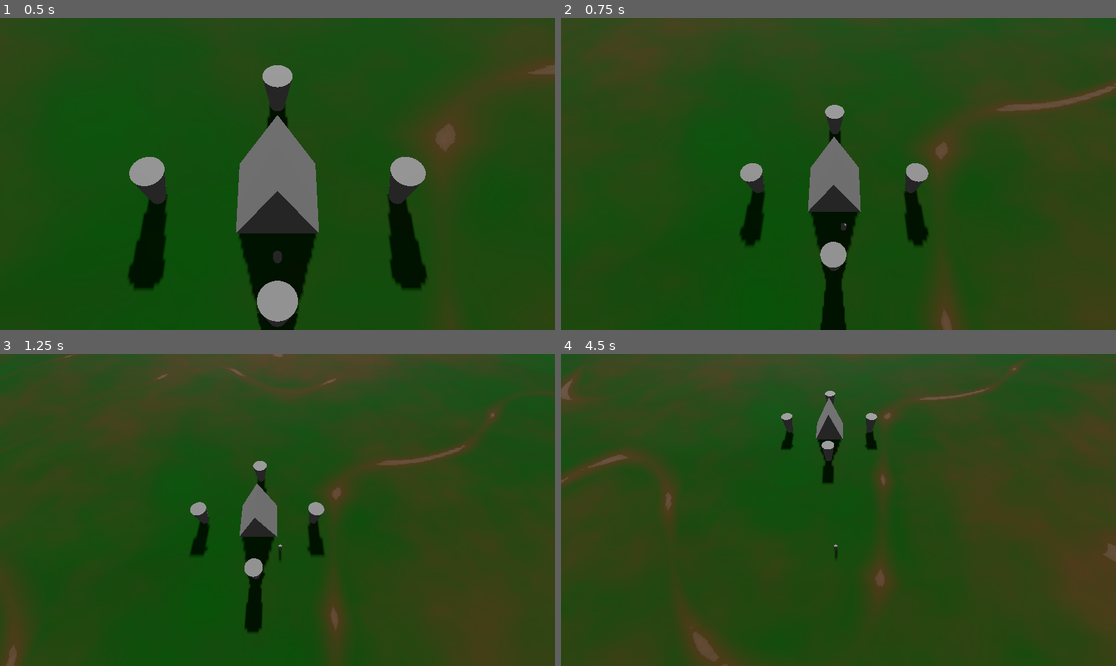
Above: before the commit, frames 1-4 (two rows, left to right).
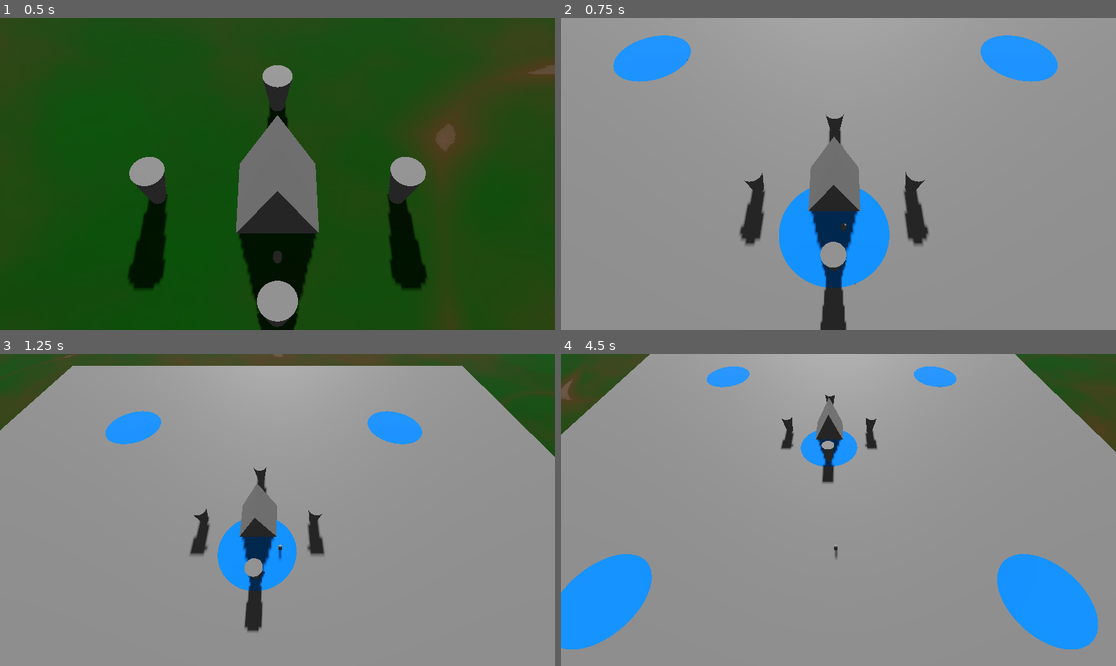
Above: after the commit, the same moments.

Repository: AngryCyboot/LD55
Game: Godot game, scene res://Main.tscn
Two runs of this game, one before a commit and one after it. Both use one fixed random seed, a clock stepped at 60 frames per second and the inputs below.
Inputs (mouse positions are in pixels of both pictures, inside the frame that each line leads up to):
- Up to frame 1 (0.5 s): no input
- Up to frame 2 (0.75 s): tap Enter (ui_accept) at 0.5 s; move the mouse to (960, 158) at 0.52 s; hold D (East) from 0.53 s (still down); hold Space (Context) from 0.53 s (still down); click (960, 158) at 0.67 s
- Up to frame 3 (1.25 s): keep holding D (East); keep holding Space (Context); tap Enter (ui_accept) at 0.77 s
- Up to frame 4 (4.5 s): move the mouse to (727, 525) at 1.27 s; release D (East) at 1.28 s; release Space (Context) at 1.28 s; hold S (South) 1.28-2.03 s; tap Space (Context) at 1.35, 2.3, 3.05, 4.35 s; tap Enter (ui_accept) at 1.52, 3.02, 3.77 s; move the mouse to (894, 441) at 2.02 s; hold D (East) 2.03-2.78 s; hold Shift (Dash) 2.03-2.78 s; move the mouse to (810, 572) at 2.77 s; hold W (North) 2.78-3.53 s; tap F at 2.85 s; click (810, 572) at 2.92 s; move the mouse to (1005, 556) at 3.52 s; hold Space (Context) 3.53-4.28 s; hold A (West) from 3.53 s (still down); move the mouse to (672, 463) at 4.27 s

Frame 1 is identical in both runs. In frame 2, 97% of the frame differs, in the area x 0-100%, y 0-100%; in frame 3, 91%; in frame 4, 94%.

Commit message:
unsummoning interaction

Diff:
--- a/Character/Char.gd
+++ b/Character/Char.gd
@@ -5,6 +5,11 @@
 
 var dashing : bool = false
 var timer : float = 0
+var _current_unsummoning_circle:Node3D = null
+var _current_unsummoning_circle_part:CirclePart = null
+
+@onready var _unsummoning_circle_scene:= preload("res://Character/UnsummonCircle.tscn")
+
 
 func _process(delta):
 	if not dashing :
@@ -22,3 +27,31 @@
 		dashing = true
 		timer = 0
 		velocity *= dash_speed
+	if event.is_action_pressed("Context"):
+		if _current_unsummoning_circle == null:
+			#todo can summon circle ?
+			if true:
+				draw_unsummon_circle()
+		elif _current_unsummoning_circle_part != null:
+			draw_unsummon_circle_part()
+
+
+func draw_unsummon_circle():
+	_current_unsummoning_circle = _unsummoning_circle_scene.instantiate()
+	_current_unsummoning_circle.position = Vector3(global_position.x, 0.1, global_position.z)
+	_current_unsummoning_circle.connect("character_entered_part", enter_part)
+	_current_unsummoning_circle.connect("character_exited_part", exit_part)
+	get_tree().root.add_child(_current_unsummoning_circle, true)
+
+
+func draw_unsummon_circle_part():
+	_current_unsummoning_circle_part.next_one()
+
+
+func enter_part(part:CirclePart):
+	_current_unsummoning_circle_part = part
+
+
+func exit_part(part:CirclePart):
+	if part == _current_unsummoning_circle_part:
+		_current_unsummoning_circle_part = null
--- a/Character/CirclePart.gd
+++ b/Character/CirclePart.gd
@@ -4,6 +4,7 @@
 @export var materials : Array[Material] = []
 var material_id := -1
 
+@onready var area : Area3D = $Center
 
 func next_one():
 	material_id = ( material_id + 1 ) % materials.size()
--- /dev/null
+++ b/Character/UnsummonCircle.gd
@@ -0,0 +1,28 @@
+extends Node3D
+
+
+signal character_entered_part(part)
+signal character_exited_part(part)
+
+
+var parts:Array[CirclePart]=[]
+@onready var center:Area3D=$Center
+
+
+func _ready() -> void:
+	pass # Replace with function body.
+	for n in get_children():
+		if n is CirclePart:
+			parts.append(n)
+			n.area.connect("body_entered", _body_entered_part_center.bind(n))
+			n.area.connect("body_exited", _body_exited_part_center.bind(n))
+
+
+func _body_entered_part_center(body:Node3D, part:CirclePart):
+	if body.is_in_group("Character"):
+		emit_signal("character_entered_part", part)
+
+
+func _body_exited_part_center(body:Node3D, part:CirclePart):
+	if body.is_in_group("Character"):
+		emit_signal("character_exited_part", part)
--- a/Character/UnsummonCircle.tscn
+++ b/Character/UnsummonCircle.tscn
@@ -1,12 +1,10 @@
-[gd_scene load_steps=9 format=3 uid="uid://4crrl08b445v"]
+[gd_scene load_steps=10 format=3 uid="uid://4crrl08b445v"]
 
 [ext_resource type="Script" path="res://Character/CirclePart.gd" id="1_10u74"]
+[ext_resource type="Script" path="res://Character/UnsummonCircle.gd" id="1_s025y"]
 [ext_resource type="Material" uid="uid://be6o1hustkq7j" path="res://Material/CirclePart_R.tres" id="2_a1c26"]
 [ext_resource type="Material" uid="uid://begvxeanx5hmk" path="res://Material/CirclePart_G.tres" id="3_3b33k"]
 [ext_resource type="Material" uid="uid://chid205ybwcfq" path="res://Material/CirclePart_B.tres" id="4_47w0g"]
-
-[sub_resource type="PlaneMesh" id="PlaneMesh_c17a1"]
-size = Vector2(100, 100)
 
 [sub_resource type="CylinderShape3D" id="CylinderShape3D_h3y2s"]
 height = 10.0
@@ -21,7 +19,21 @@
 bottom_radius = 10.0
 height = 0.001
 
+[sub_resource type="PlaneMesh" id="PlaneMesh_c17a1"]
+size = Vector2(100, 100)
+
 [node name="UnsummonCircle" type="Node3D"]
+script = ExtResource("1_s025y")
+
+[node name="Center" type="Area3D" parent="."]
+collision_layer = 16
+
+[node name="CollisionShape3D" type="CollisionShape3D" parent="Center"]
+shape = SubResource("CylinderShape3D_h3y2s")
+
+[node name="MeshInstance3D" type="MeshInstance3D" parent="Center"]
+transform = Transform3D(1, 0, 0, 0, 1, 0, 0, 0, 1, 0, 0.1, 0)
+mesh = SubResource("CylinderMesh_ecrox")
 
 [node name="Part1" type="MeshInstance3D" parent="."]
 transform = Transform3D(1, 0, 0, 0, 1, 0, 0, 0, 1, 50, 0, 50)
@@ -30,6 +42,7 @@
 materials = Array[Material]([ExtResource("2_a1c26"), ExtResource("3_3b33k"), ExtResource("4_47w0g")])
 
 [node name="Center" type="Area3D" parent="Part1"]
+collision_layer = 16
 
 [node name="CollisionShape3D" type="CollisionShape3D" parent="Part1/Center"]
 shape = SubResource("CylinderShape3D_h3y2s")
@@ -45,6 +58,7 @@
 materials = Array[Material]([ExtResource("2_a1c26"), ExtResource("3_3b33k"), ExtResource("4_47w0g")])
 
 [node name="Center" type="Area3D" parent="Part2"]
+collision_layer = 16
 
 [node name="CollisionShape3D" type="CollisionShape3D" parent="Part2/Center"]
 shape = SubResource("CylinderShape3D_h3y2s")
@@ -60,6 +74,7 @@
 materials = Array[Material]([ExtResource("2_a1c26"), ExtResource("3_3b33k"), ExtResource("4_47w0g")])
 
 [node name="Center" type="Area3D" parent="Part3"]
+collision_layer = 16
 
 [node name="CollisionShape3D" type="CollisionShape3D" parent="Part3/Center"]
 shape = SubResource("CylinderShape3D_h3y2s")
@@ -75,6 +90,7 @@
 materials = Array[Material]([ExtResource("2_a1c26"), ExtResource("3_3b33k"), ExtResource("4_47w0g")])
 
 [node name="Center" type="Area3D" parent="Part4"]
+collision_layer = 16
 
 [node name="CollisionShape3D" type="CollisionShape3D" parent="Part4/Center"]
 shape = SubResource("CylinderShape3D_h3y2s")
@@ -82,12 +98,3 @@
 [node name="MeshInstance3D" type="MeshInstance3D" parent="Part4/Center"]
 transform = Transform3D(1, 0, 0, 0, 1, 0, 0, 0, 1, 0, 0.1, 0)
 mesh = SubResource("CylinderMesh_ecrox")
-
-[node name="Center" type="Area3D" parent="."]
-
-[node name="CollisionShape3D" type="CollisionShape3D" parent="Center"]
-shape = SubResource("CylinderShape3D_h3y2s")
-
-[node name="MeshInstance3D" type="MeshInstance3D" parent="Center"]
-transform = Transform3D(1, 0, 0, 0, 1, 0, 0, 0, 1, 0, 0.1, 0)
-mesh = SubResource("CylinderMesh_ecrox")
